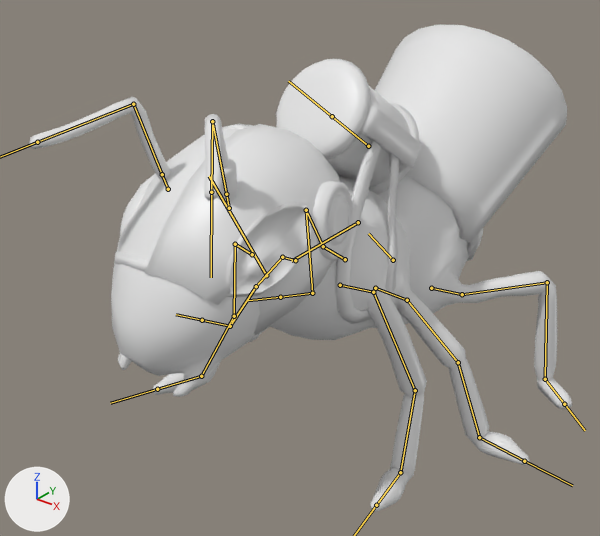
What one commit did to the FBX model Time-Digital-2/Assets/Art/3D Models/Player/formiga animada.fbx.
The view is the same before and after, from a 50 mm camera at (9.36, -14.45, 10.98) aimed at (-0.55, -2.07, 3.31). Lighting does not change. The marker at lower left points along +X, +Y and +Z. Both versions are drawn at frame 361 of the action 'Armature|ArmatureAction'; the numbers are the values there. The bones that bend it are drawn over the model as lines.

In view in the first picture: 'Antena Dir', 'Antena Esq', 'Bunda', 'Cabeça', 'Casco_Bunda', 'Cilindro_Antena', 'Corda_Cabeça', 'Corda_Cabeça_2', 'Mochila_Corda', 'Mochila_Ext', 'Olho_solo', 'Orelha_Mascara', 'Peito', 'mascara'.
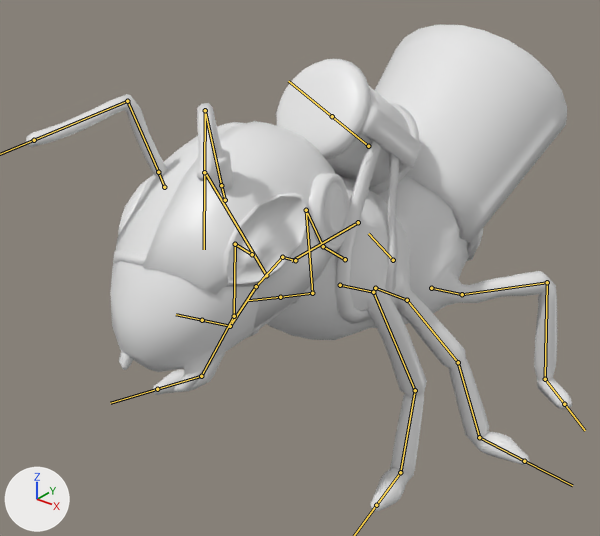
What the commit changed:
Bone 'Cabeca' (bone_cabeca) turns from (-63, 0, 0) to (-64, 4, 0) degrees about its own x, y and z.

Changed parts and their boxes [x1, y1, x2, y2] in the pictures (600 x 536 px):
'mascara', posed: before [145, 124, 340, 335]; after [143, 121, 335, 328]
'Cabeça', posed: before [111, 125, 278, 397]; after [110, 126, 293, 392]
'Antena Dir', posed: before [29, 97, 171, 180]; after [26, 94, 167, 177]
'Orelha_Mascara', posed: before [312, 181, 353, 260]; after [308, 173, 349, 252]
'Antena Esq', posed: before [204, 114, 229, 201]; after [197, 103, 223, 182]
'Cilindro_Antena', posed: before [217, 158, 238, 202]; after [209, 149, 233, 193]
'Corda_Cabeça_2', posed: before [114, 251, 261, 342]; after [113, 251, 262, 337]
'Olho_solo', posed: before [120, 173, 156, 236]; after [118, 176, 152, 236]
'Corda_Cabeça', posed (7% wider): before [222, 124, 304, 309]; after [217, 122, 305, 305]
bone 'Cabeca', root to tip: before (266, 275) to (209, 176); after (266, 275) to (204, 171)
